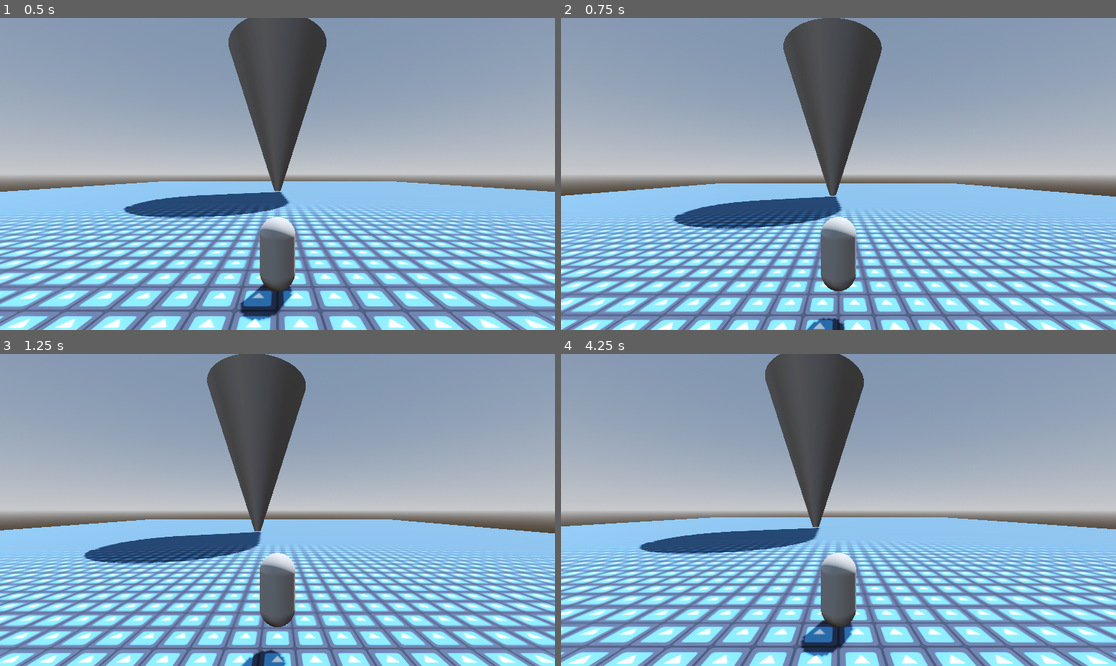
Above: before the commit, frames 1-4 (two rows, left to right).
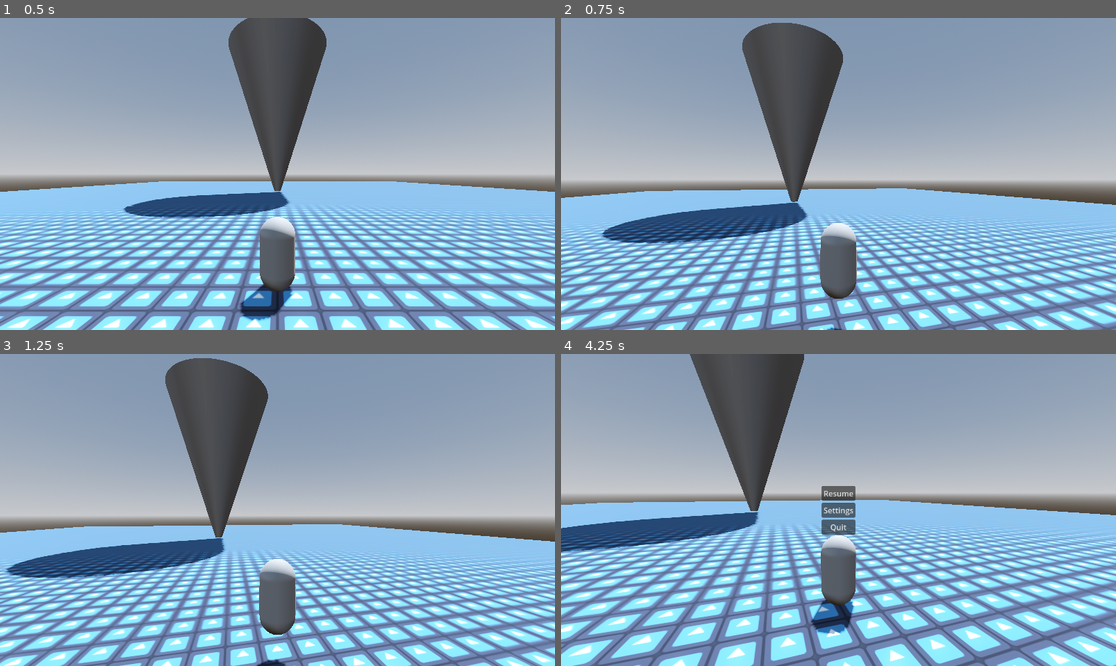
Above: after the commit, the same moments.

Repository: machoosharp/the-storm-calm-before
Game: Godot game, scene res://silly.tscn
Two runs of this game, one before a commit and one after it. Both use one fixed random seed, a clock stepped at 60 frames per second and the inputs below. The project has no main scene, so this scene is started directly. The engine's default icon, where the game draws it, is replaced by a stand-in: a white triangle on a blue panel in a dark square.
Inputs (mouse positions are in pixels of both pictures, inside the frame that each line leads up to):
- Up to frame 1 (0.5 s): no input
- Up to frame 2 (0.75 s): tap Enter (ui_accept) at 0.5 s; move the mouse to (960, 158) at 0.52 s; hold Right (ui_right) from 0.53 s (still down)
- Up to frame 3 (1.25 s): keep holding Right (ui_right); tap Enter (ui_accept) at 0.77 s
- Up to frame 4 (4.25 s): move the mouse to (727, 525) at 1.27 s; release Right (ui_right) at 1.28 s; hold Down (ui_down) 1.28-2.03 s; tap Enter (ui_accept) at 1.52, 3.02, 3.77 s; move the mouse to (894, 441) at 2.02 s; hold Right (ui_right) 2.03-2.78 s; move the mouse to (810, 572) at 2.77 s; hold Up (ui_up) 2.78-3.53 s; move the mouse to (1005, 556) at 3.52 s; hold Left (ui_left) from 3.53 s (still down); tap Escape at 4.15 s

Frame 1 is identical in both runs. In frame 2, 38% of the frame differs, in the area x 0-100%, y 0-100%; in frame 3, 38%; in frame 4, 50%.

Commit message:
add pause menu and add camera movement

Diff:
--- a/guy.gd
+++ b/guy.gd
@@ -3,6 +3,34 @@
 
 const SPEED = 5.0
 const JUMP_VELOCITY = 4.5
+const TERMINAL_VELOCITY = 100
+
+var mouse_sens = 0.05
+var camera_anglev = 0
+
+const gravity = 10
+
+
+@onready var camera = $Camera3D
+@onready var pause_menu = $PauseMenu
+
+@onready var ray = $RayCast3D
+
+func _ready() -> void:
+	Input.mouse_mode = Input.MOUSE_MODE_CAPTURED
+
+func _unhandled_input( event ):
+	if event is InputEventKey and not get_tree().paused:
+		if event.pressed and event.keycode == KEY_ESCAPE:
+			pause_menu.pause()
+
+func _input( event ):
+	if event is InputEventMouseMotion:
+		rotate_y( deg_to_rad( -event.relative.x * mouse_sens ) )
+		var changev =- event.relative.y * mouse_sens
+		if camera_anglev + changev>-45 and camera_anglev + changev<30:
+			camera_anglev += changev
+			camera.rotate_x( deg_to_rad( changev ) )
 
 
 func _physics_process(delta: float) -> void:
--- a/guy.tscn
+++ b/guy.tscn
@@ -1,6 +1,7 @@
-[gd_scene load_steps=4 format=3 uid="uid://dsvh5xvcuknhl"]
+[gd_scene load_steps=5 format=3 uid="uid://dsvh5xvcuknhl"]
 
 [ext_resource type="Script" path="res://guy.gd" id="1_vftx1"]
+[ext_resource type="PackedScene" uid="uid://bcoek2kh2xj4e" path="res://pause_menu.tscn" id="2_hxtuy"]
 
 [sub_resource type="CapsuleShape3D" id="CapsuleShape3D_ddq0d"]
 
@@ -18,3 +19,5 @@
 
 [node name="Camera3D" type="Camera3D" parent="."]
 transform = Transform3D(1, 0, 0, 0, 1, 0, 0, 0, 1, 0, 2.21444, 5.70463)
+
+[node name="PauseMenu" parent="." instance=ExtResource("2_hxtuy")]
--- /dev/null
+++ b/pause_menu.gd
@@ -0,0 +1 @@
+extends PauseMenu
--- /dev/null
+++ b/pause_menu.tscn
@@ -0,0 +1,40 @@
+[gd_scene load_steps=2 format=3 uid="uid://bcoek2kh2xj4e"]
+
+[ext_resource type="Script" path="res://pause_menu.gd" id="1_1cq3p"]
+
+[node name="PauseMenu" type="Control" node_paths=PackedStringArray("CloseMenuButton", "QuitGameButton")]
+layout_mode = 3
+anchors_preset = 15
+anchor_right = 1.0
+anchor_bottom = 1.0
+grow_horizontal = 2
+grow_vertical = 2
+script = ExtResource("1_1cq3p")
+CloseMenuButton = NodePath("VBoxContainer/Resume")
+QuitGameButton = NodePath("VBoxContainer/Quit")
+
+[node name="VBoxContainer" type="VBoxContainer" parent="."]
+layout_mode = 1
+anchors_preset = 8
+anchor_left = 0.5
+anchor_top = 0.5
+anchor_right = 0.5
+anchor_bottom = 0.5
+offset_left = -20.0
+offset_top = -20.0
+offset_right = 20.0
+offset_bottom = 20.0
+grow_horizontal = 2
+grow_vertical = 2
+
+[node name="Resume" type="Button" parent="VBoxContainer"]
+layout_mode = 2
+text = "Resume"
+
+[node name="Settings" type="Button" parent="VBoxContainer"]
+layout_mode = 2
+text = "Settings"
+
+[node name="Quit" type="Button" parent="VBoxContainer"]
+layout_mode = 2
+text = "Quit"
--- /dev/null
+++ b/pause_menu_class.gd
@@ -0,0 +1,44 @@
+extends Control
+
+class_name PauseMenu
+
+@export var CloseMenuButton: Button
+@export var QuitGameButton: Button
+
+
+func _ready():
+	CloseMenuButton.pressed.connect(_on_button1_pressed)
+	QuitGameButton.pressed.connect(_on_button3_pressed)
+	hide()
+	process_mode = PROCESS_MODE_WHEN_PAUSED
+
+
+func pause():
+	get_tree().paused = true
+	Input.mouse_mode = Input.MOUSE_MODE_VISIBLE
+	show()
+
+
+func _on_button1_pressed() -> void:
+	hide()
+	Input.mouse_mode = Input.MOUSE_MODE_CAPTURED
+	get_tree().paused = false
+
+
+func _on_button2_pressed() -> void:
+	hide()
+	Input.mouse_mode = Input.MOUSE_MODE_CAPTURED
+	get_tree().paused = false
+
+
+func _on_button3_pressed() -> void:
+	get_tree().free()
+
+
+func _unhandled_input(event):
+	if event is InputEventKey:
+		if event.pressed and event.keycode == KEY_ESCAPE:
+			get_viewport().set_input_as_handled()
+			hide()
+			Input.mouse_mode = Input.MOUSE_MODE_CAPTURED
+			get_tree().paused = false
--- a/project.godot
+++ b/project.godot
@@ -13,3 +13,38 @@
 config/name="The Storm Calm Before"
 config/features=PackedStringArray("4.3", "Forward Plus")
 config/icon="res://icon.svg"
+
+[input]
+
+ui_left={
+"deadzone": 0.5,
+"events": [Object(InputEventKey,"resource_local_to_scene":false,"resource_name":"","device":0,"window_id":0,"alt_pressed":false,"shift_pressed":false,"ctrl_pressed":false,"meta_pressed":false,"pressed":false,"keycode":4194319,"physical_keycode":0,"key_label":0,"unicode":0,"location":0,"echo":false,"script":null)
+, Object(InputEventJoypadButton,"resource_local_to_scene":false,"resource_name":"","device":0,"button_index":13,"pressure":0.0,"pressed":false,"script":null)
+, Object(InputEventJoypadMotion,"resource_local_to_scene":false,"resource_name":"","device":0,"axis":0,"axis_value":-1.0,"script":null)
+, Object(InputEventKey,"resource_local_to_scene":false,"resource_name":"","device":-1,"window_id":0,"alt_pressed":false,"shift_pressed":false,"ctrl_pressed":false,"meta_pressed":false,"pressed":false,"keycode":0,"physical_keycode":65,"key_label":0,"unicode":97,"location":0,"echo":false,"script":null)
+]
+}
+ui_right={
+"deadzone": 0.5,
+"events": [Object(InputEventKey,"resource_local_to_scene":false,"resource_name":"","device":0,"window_id":0,"alt_pressed":false,"shift_pressed":false,"ctrl_pressed":false,"meta_pressed":false,"pressed":false,"keycode":4194321,"physical_keycode":0,"key_label":0,"unicode":0,"location":0,"echo":false,"script":null)
+, Object(InputEventJoypadButton,"resource_local_to_scene":false,"resource_name":"","device":0,"button_index":14,"pressure":0.0,"pressed":false,"script":null)
+, Object(InputEventJoypadMotion,"resource_local_to_scene":false,"resource_name":"","device":0,"axis":0,"axis_value":1.0,"script":null)
+, Object(InputEventKey,"resource_local_to_scene":false,"resource_name":"","device":-1,"window_id":0,"alt_pressed":false,"shift_pressed":false,"ctrl_pressed":false,"meta_pressed":false,"pressed":false,"keycode":0,"physical_keycode":68,"key_label":0,"unicode":100,"location":0,"echo":false,"script":null)
+]
+}
+ui_up={
+"deadzone": 0.5,
+"events": [Object(InputEventKey,"resource_local_to_scene":false,"resource_name":"","device":0,"window_id":0,"alt_pressed":false,"shift_pressed":false,"ctrl_pressed":false,"meta_pressed":false,"pressed":false,"keycode":4194320,"physical_keycode":0,"key_label":0,"unicode":0,"location":0,"echo":false,"script":null)
+, Object(InputEventJoypadButton,"resource_local_to_scene":false,"resource_name":"","device":0,"button_index":11,"pressure":0.0,"pressed":false,"script":null)
+, Object(InputEventJoypadMotion,"resource_local_to_scene":false,"resource_name":"","device":0,"axis":1,"axis_value":-1.0,"script":null)
+, Object(InputEventKey,"resource_local_to_scene":false,"resource_name":"","device":-1,"window_id":0,"alt_pressed":false,"shift_pressed":false,"ctrl_pressed":false,"meta_pressed":false,"pressed":false,"keycode":0,"physical_keycode":87,"key_label":0,"unicode":119,"location":0,"echo":false,"script":null)
+]
+}
+ui_down={
+"deadzone": 0.5,
+"events": [Object(InputEventKey,"resource_local_to_scene":false,"resource_name":"","device":0,"window_id":0,"alt_pressed":false,"shift_pressed":false,"ctrl_pressed":false,"meta_pressed":false,"pressed":false,"keycode":4194322,"physical_keycode":0,"key_label":0,"unicode":0,"location":0,"echo":false,"script":null)
+, Object(InputEventJoypadButton,"resource_local_to_scene":false,"resource_name":"","device":0,"button_index":12,"pressure":0.0,"pressed":false,"script":null)
+, Object(InputEventJoypadMotion,"resource_local_to_scene":false,"resource_name":"","device":0,"axis":1,"axis_value":1.0,"script":null)
+, Object(InputEventKey,"resource_local_to_scene":false,"resource_name":"","device":-1,"window_id":0,"alt_pressed":false,"shift_pressed":false,"ctrl_pressed":false,"meta_pressed":false,"pressed":false,"keycode":0,"physical_keycode":83,"key_label":0,"unicode":115,"location":0,"echo":false,"script":null)
+]
+}
